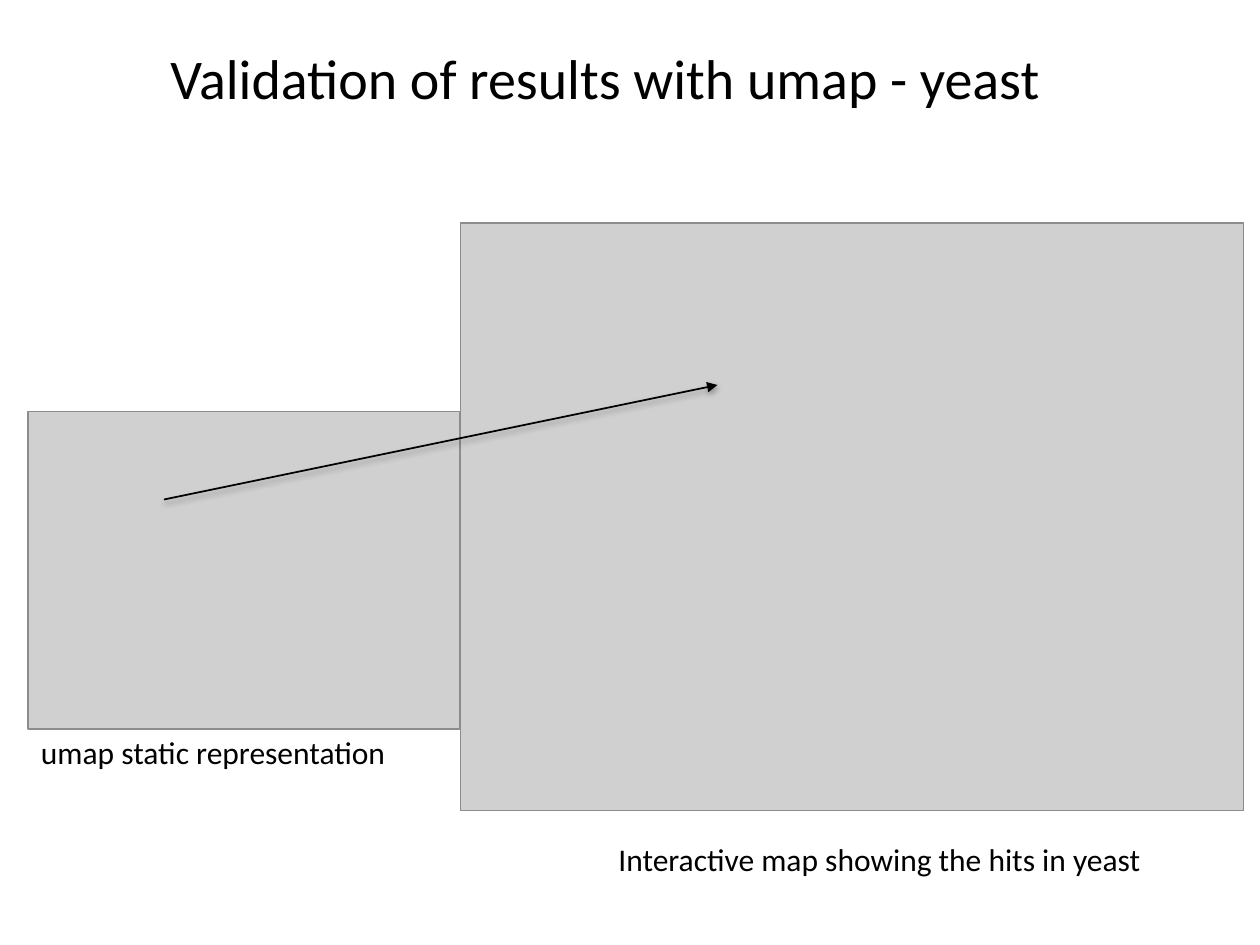
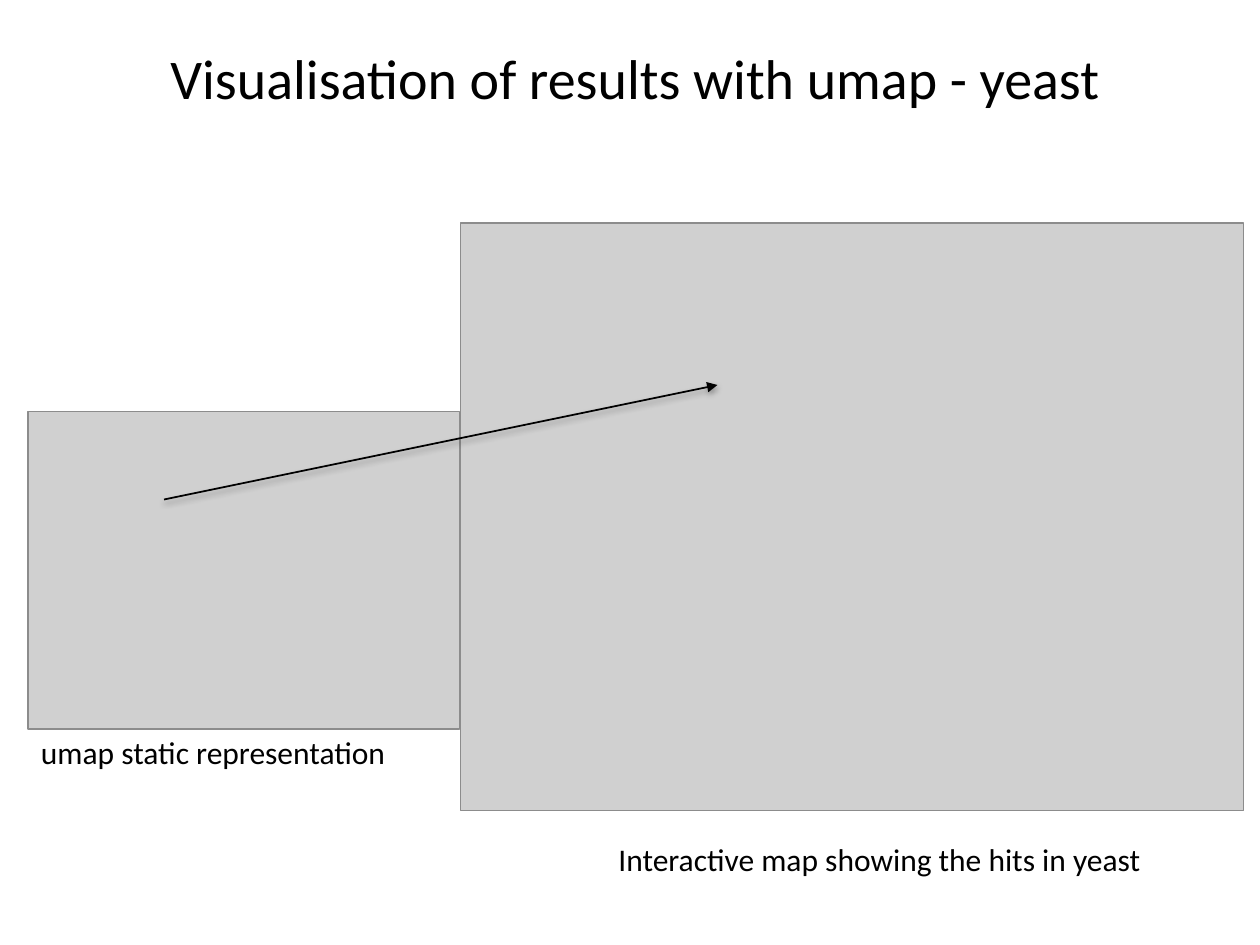
Before and after one commit to casrssk/Proteomics-project, a slide deck: slide 13 of peotide_identification.pptx. Drawn at 1260x945 pixels with LibreOffice and Linux fonts; fonts in the diff are those of the drawing; grey boxes stand for pictures. Boxes give left, top, right and bottom in pixels: in the first picture for what was removed or moved away, otherwise in the second. Text is boxed around its words. In the diff, an @@ line names an element or a change of style, - is before the commit and + after.

```diff
--- a/peotide_identification.pptx
+++ b/peotide_identification.pptx
@@ text at [170, 60, 1099, 108]: text changed @@
-Validation of results with umap - yeast
+Visualisation of results with umap - yeast
```
Also in this commit, not shown: 5 other slides changed.
